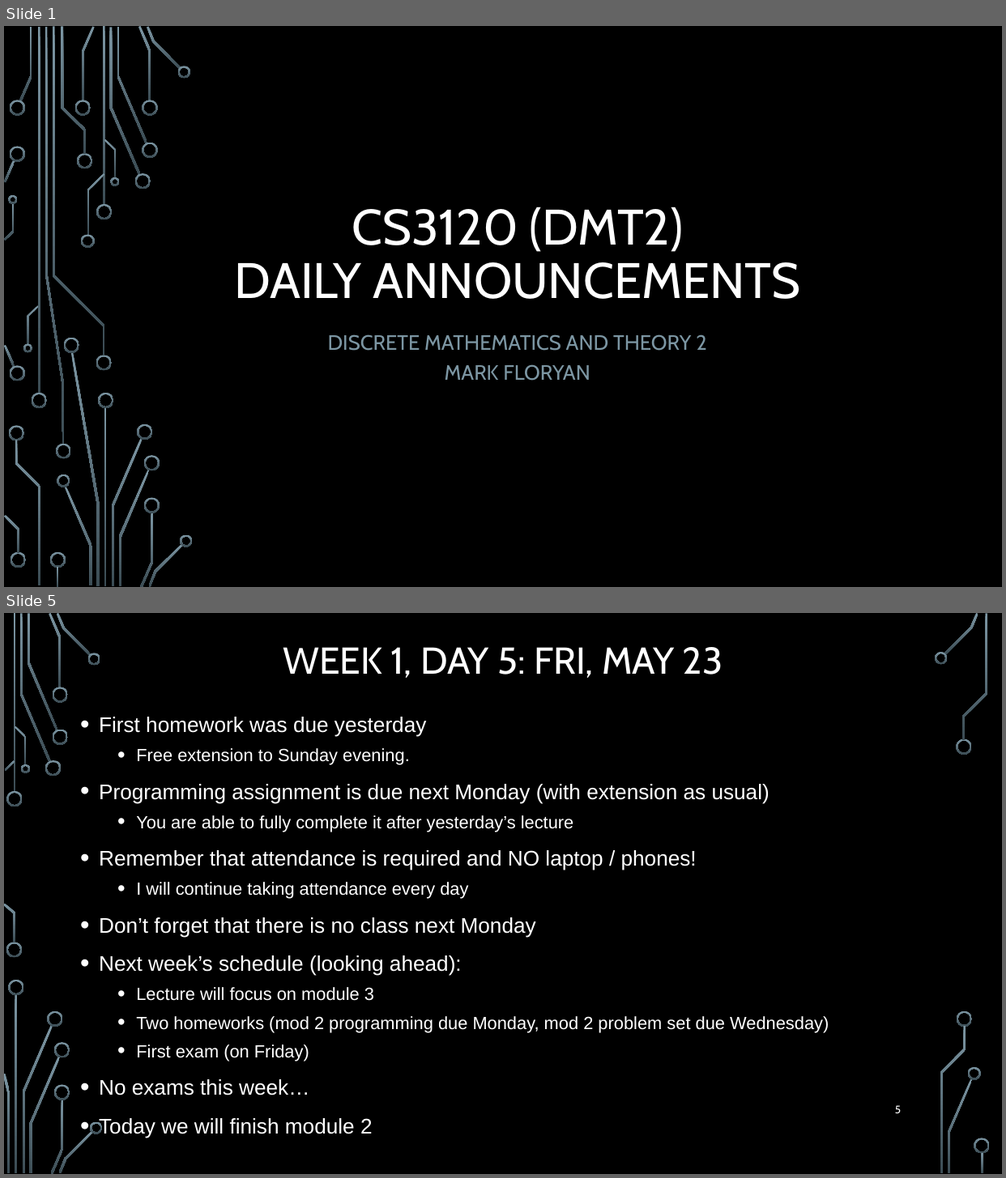
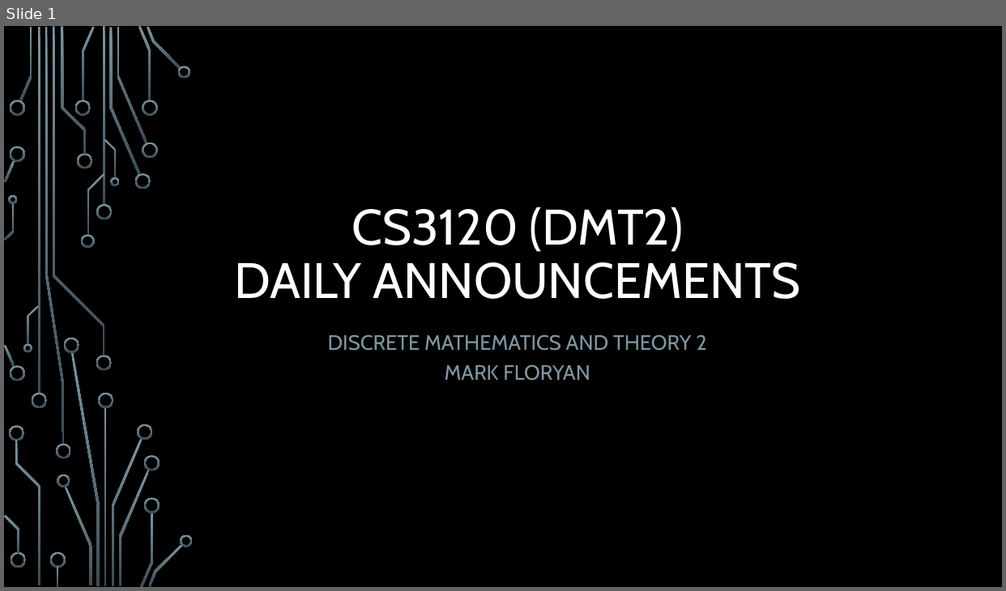
Before and after one commit to markfloryan/dmt2, a slide deck: slides/00-DailyAnnouncements.pptx. Shown one above the other, each under a label of ours: slides 1 and 5 before the commit, slide 1 after it; the slides between them are not shown. The pictures are 1006x1178 and 1006x591 pixels, drawn with LibreOffice and Linux fonts; fonts in the diff are those of the drawing; background and template pictures are left out. Boxes give left, top, right and bottom in pixels: in the first picture for what was removed or moved away, otherwise in the second. Text is boxed around its words. In the diff, an @@ line names an element or a change of style, - is before the commit and + after.

```diff
--- a/slides/00-DailyAnnouncements.pptx
+++ b/slides/00-DailyAnnouncements.pptx
@@ slide 5 removed at (4, 613, 1002, 1174), background picture (left out) @@
@@ title removed at (283, 647, 722, 678) @@
-WEEK 1, DAY 5: FRI, MAY 23
@@ text removed at (99, 717, 829, 1138) @@
-• First homework was due yesterday
-  • Free extension to Sunday evening.
-• Programming assignment is due next Monday (with extension as usual)
-  • You are able to fully complete it after yesterday’s lecture
-• Remember that attendance is required and NO laptop / phones!
-  • I will continue taking attendance every day
-• Don’t forget that there is no class next Monday
-• Next week’s schedule (looking ahead):
-  • Lecture will focus on module 3
-  • Two homeworks (mod 2 programming due Monday, mod 2 problem set due Wednesday)
-  • First exam (on Friday)
-• No exams this week…
-• Today we will finish module 2
@@ page number removed at (895, 1105, 901, 1114) @@
-5
@@ group removed at (4, 613, 990, 1174): 33 freeform shapes, 3 rectangles @@
```
Also in this commit, not shown: 1 slide changed, 1 slide added, 14 other slides removed, 1 other file.
